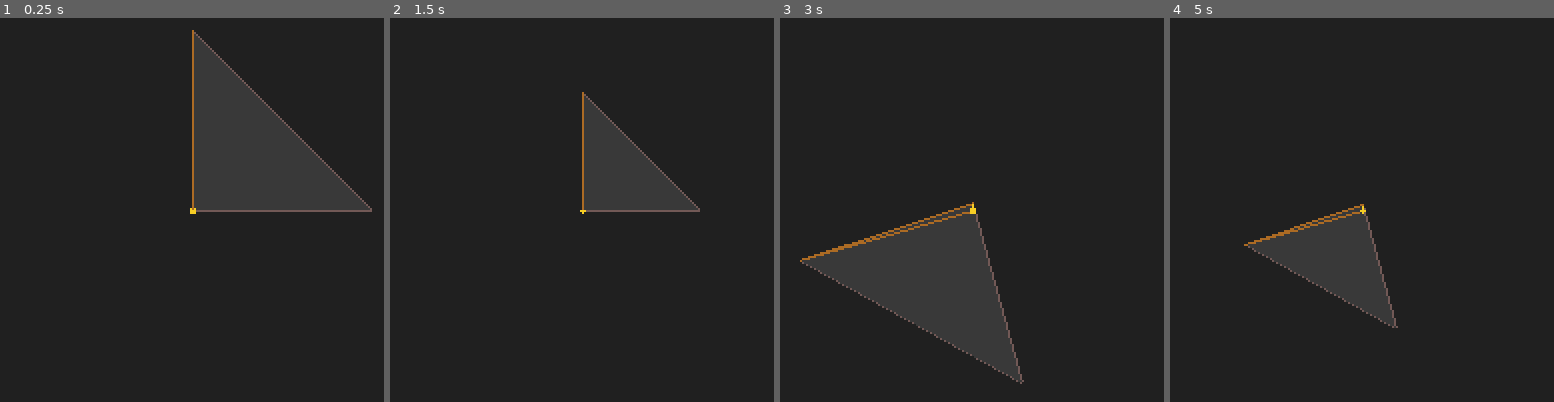
Above: before the commit, frames 1-4 (left to right).
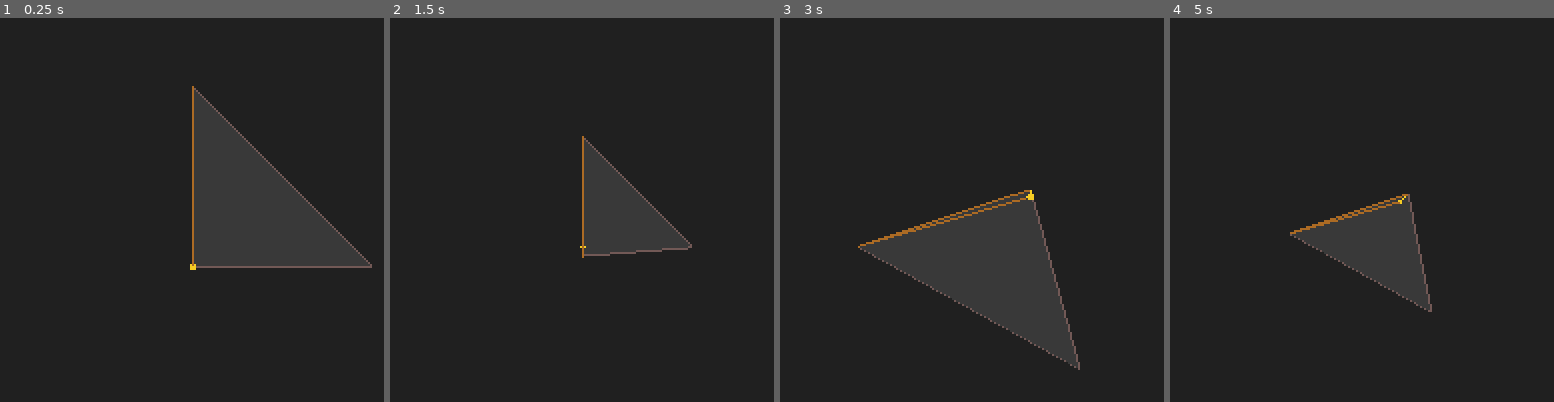
Above: after the commit, the same moments.

Repository: Y-o-p/gizmo
Game: Godot game, scene res://scenes/main.tscn
The game is run twice, just before and just after one commit, with the same random seed, the same clock (stepped at 60 frames per second) and the same inputs.
Inputs (mouse positions are in pixels of both pictures, inside the frame that each line leads up to):
- Up to frame 1 (0.25 s): no input
- Up to frame 2 (1.5 s): tap Enter at 0.5 s; move the mouse to (outside the picture) at 0.52 s; click (outside the picture) at 0.6 s; tap Space (swap_projection) at 1.25 s; move the mouse to (outside the picture) at 1.27 s; tap P (pop_command_stack) at 1.35 s
- Up to frame 3 (3 s): click (outside the picture) at 1.55 s; tap Enter at 2 s; move the mouse to (outside the picture) at 2.02 s; hold Middle mouse button (rotate_mode) 2.03-2.78 s; click (outside the picture) at 2.3 s; tap Space (swap_projection) at 2.75 s; move the mouse to (952, 225) at 2.77 s; click (952, 225) at 2.85 s
- Up to frame 4 (5 s): tap Enter at 3.5 s; move the mouse to (outside the picture) at 3.52 s; hold Space (swap_projection) 3.53-4.28 s; click (outside the picture) at 3.8 s; move the mouse to (outside the picture) at 4.27 s; tap Mouse wheel up (zoom_in) at 4.35 s; click (outside the picture) at 4.55 s

The runs differ from the first frame. In frame 1, 12% of the frame differs, in the area x 49-97%, y 3-66%; in frame 2, 5.8%; in frame 3, 13%, in the area x 5-79%, y 44-96%; in frame 4, 6.7%.

Commit message:
[#14] Added FileDialog for loading saved CommandStacks.

Diff:
--- a/gizmo/project.godot
+++ b/gizmo/project.godot
@@ -118,6 +118,11 @@
 "events": [Object(InputEventKey,"resource_local_to_scene":false,"resource_name":"","device":-1,"window_id":0,"alt_press …(191 unchanged characters)…
 ]
 }
+load={
+"deadzone": 0.2,
+"events": [Object(InputEventKey,"resource_local_to_scene":false,"resource_name":"","device":-1,"window_id":0,"alt_pressed":false,"shift_pressed":false,"ctrl_pressed":true,"meta_pressed":false,"pressed":false,"keycode":0,"physical_keycode":76,"key_label":0,"unicode":108,"location":0,"echo":false,"script":null)
+]
+}
 
 [rendering]
 
--- a/gizmo/resources/command_stack.gd
+++ b/gizmo/resources/command_stack.gd
@@ -20,5 +20,6 @@
 			command.command_completed.emit(tokens[0])
 	elif tokens.size() == 2:
 		return func(command: Command):
+			print(tokens[0], tokens[1])
 			command.call(tokens[0]).call(tokens[1])
 			command.command_completed.emit("%s %s" % [tokens[0], tokens[1]])
--- a/gizmo/scripts/command.gd
+++ b/gizmo/scripts/command.gd
@@ -12,6 +12,11 @@
 @onready var KEY_TO_COMMAND: Dictionary = _get_event_to_command_dict()
 
 func load_command_stack(command_stack: CommandStack):
+	selection.face = 0
+	selection.edge = 0
+	selection.vertex = 0
+	selection.mode = Selection.Mode.FACE
+	selection.model.build_initial_model()
 	stack = command_stack
 	for command_str in stack.commands:
 		var command = stack.string_to_command(command_str)
@@ -75,7 +80,7 @@
 			return
 
 		for i in range(3):
-			selection.model.indices.remove_at(face_index)
+			selection.model.surface_array[Mesh.ARRAY_INDEX].remove_at(face_index)
 
 	# Get the first vertex and second vertex
 	var first_vertex = selection.get_selected_vertex()
@@ -85,8 +90,11 @@
 
 	# Calculate the new vertex and add it
 	var new_vertex = amount * selection.model.tool.get_vertex(first_vertex) + (1.0 - amount) * selection.model.tool.get_vertex(second_vertex)
-	selection.model.vertices.append(new_vertex)
-	var new_vertex_idx = selection.model.vertices.size() - 1
+	selection.model.surface_array[Mesh.ARRAY_VERTEX].append(new_vertex)
+	var new_vertex_idx = selection.model.surface_array[Mesh.ARRAY_VERTEX].size() - 1
+
+	# Nullify the current normals
+	selection.model.surface_array[Mesh.ARRAY_NORMAL] = null
 
 	# Get the starting vertex of the quad
 	var selected_face_vertices = selection.get_selected_face_vertices()
@@ -114,7 +122,7 @@
 
 	# Add the new faces and rebuild
 
-	selection.model.indices.append_array(new_faces)
+	selection.model.surface_array[Mesh.ARRAY_INDEX].append_array(new_faces)
 	selection.model.rebuild_surface_from_arrays()
 
 func _translate(delta: Vector3):
@@ -137,6 +145,21 @@
 	load_command_stack(stack)
 	commands_refreshed.emit(stack.commands)
 
+func _load():
+	var dialog = FileDialog.new()
+	dialog.visible = true
+	dialog.file_mode = FileDialog.FILE_MODE_OPEN_FILE
+	dialog.access = FileDialog.ACCESS_FILESYSTEM
+	dialog.current_dir = ProjectSettings.globalize_path("user://")
+	dialog.add_filter("*.tres, *.res", "Resource")
+	var on_selected = func(file):
+		load_command_stack(load(file))
+		commands_refreshed.emit(stack.commands)
+
+	dialog.file_selected.connect(on_selected)
+	get_tree().get_root().add_child(dialog)
+
+
 func _get_event_to_command_dict():
 	var event_to_command = {}
 	for method in get_method_list():
@@ -163,6 +186,9 @@
 		return
 	elif event.is_action_pressed("export"):
 		export_model_as_gltf()
+		return
+	elif event.is_action_pressed("load"):
+		_load()
 		return
 
 	var input_text = event.as_text()
--- a/gizmo/scripts/model.gd
+++ b/gizmo/scripts/model.gd
@@ -3,8 +3,6 @@
 
 var tool := MeshDataTool.new()
 var surface_array = []
-var vertices: PackedVector3Array = []
-var indices: PackedInt32Array = []
 
 signal geometry_added
 
@@ -13,13 +11,13 @@
 
 func build_initial_model():
 	# Data for the initial tetrahedron
-	vertices = [
+	var vertices: PackedVector3Array = [
 		Vector3(0, 0, 0),
 		Vector3(0, 0, 1),
 		Vector3(0, 1, 0),
 		Vector3(1, 0, 0),
 	]
-	indices = [
+	var indices: PackedInt32Array = [
 		0, 2, 1,
 		0, 1, 3,
 		0, 3, 2,
@@ -31,12 +29,12 @@
 	surface_array[Mesh.ARRAY_VERTEX] = vertices
 	surface_array[Mesh.ARRAY_INDEX] = indices
 
-	call_deferred("rebuild_surface_from_arrays")
+	rebuild_surface_from_arrays()
 
 
 func generate_normals():
 	var surface_mesh_tool := SurfaceTool.new()
-	surface_mesh_tool.set_smooth_group(-1)
+	print("SURFACE ARRAY: ", surface_array)
 	surface_mesh_tool.create_from_arrays(surface_array)
 	surface_mesh_tool.generate_normals()
 	surface_array = surface_mesh_tool.commit_to_arrays()
@@ -59,7 +57,7 @@
 
 func rebuild_surface_from_arrays():
 	mesh.clear_surfaces()
-	#generate_normals()
+	generate_normals()
 	mesh.add_surface_from_arrays(Mesh.PRIMITIVE_TRIANGLES, surface_array)
 	tool.clear()
 	tool.create_from_surface(mesh, 0)
@@ -74,8 +72,8 @@
 
 
 func find_face(search: PackedInt32Array):
-	for i in range(0, indices.size(), 3):
-		var face = indices.slice(i, i + 3)
+	for i in range(0, surface_array[Mesh.ARRAY_INDEX].size(), 3):
+		var face = surface_array[Mesh.ARRAY_INDEX].slice(i, i + 3)
 		if face == search:
 			return i
 
